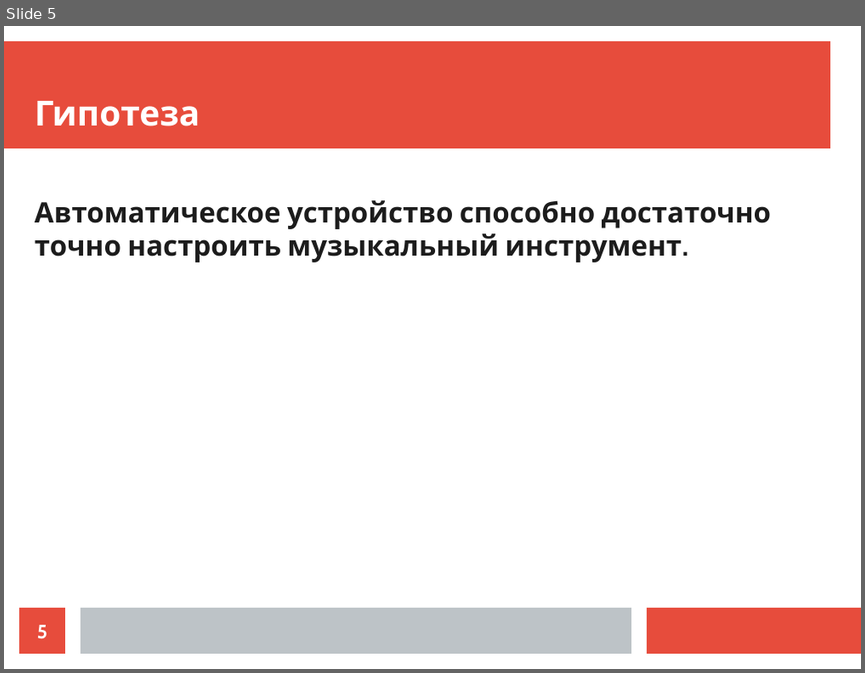
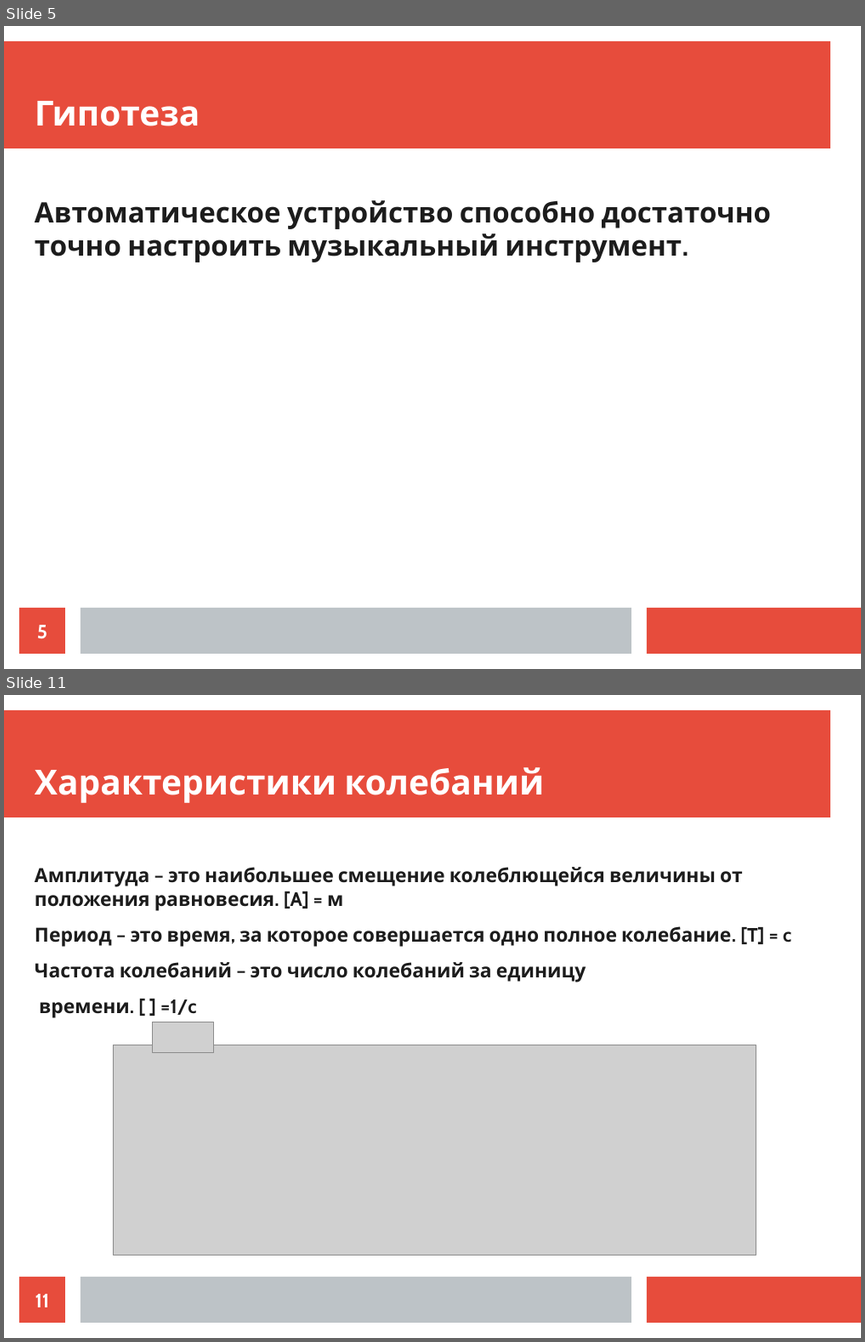
Before and after one commit to egusator/guitar_tuner, a slide deck: doc/presentation.odp. Shown one above the other, each under a label of ours: slide 5 before the commit, slides 5 and 11 after it; the slides between them are not shown. The pictures are 865x673 and 865x1342 pixels, drawn with LibreOffice and Linux fonts; fonts in the diff are those of the drawing; grey boxes stand for pictures. Boxes give left, top, right and bottom in pixels: in the first picture for what was removed or moved away, otherwise in the second. Text is boxed around its words. In the diff, an @@ line names an element or a change of style, - is before the commit and + after.

```diff
--- a/doc/presentation.odp
+++ b/doc/presentation.odp
@@ slide 11 added at [4,695,861,1338], background #FFFFFF; not listed: 3 template elements that a slide beside it also shows @@
@@ title added at [35,767,544,803], 32 pt, text #FFFFFF, bold @@
+Характеристики колебаний
@@ text added at [35,867,791,1018], 18 pt, text #1C1C1C, bold @@
+Амплитуда – это наибольшее смещение колеблющейся величины от положения равновесия. [A] = м
+Период – это время, за которое совершается одно полное колебание. [T] = c
+Частота колебаний – это число колебаний за единицу
+времени. [ ] =1/c
@@ picture added at [153,1022,214,1053] @@
@@ picture added at [113,1045,756,1255] @@
@@ page number added at [19,1276,65,1322], fill #E74C3C, 18 pt, text #FFFFFF, bold @@
+11
```
Also in this commit, not shown: 1 slide changed, 12 other slides added, 3 slides removed, 1 other file.
